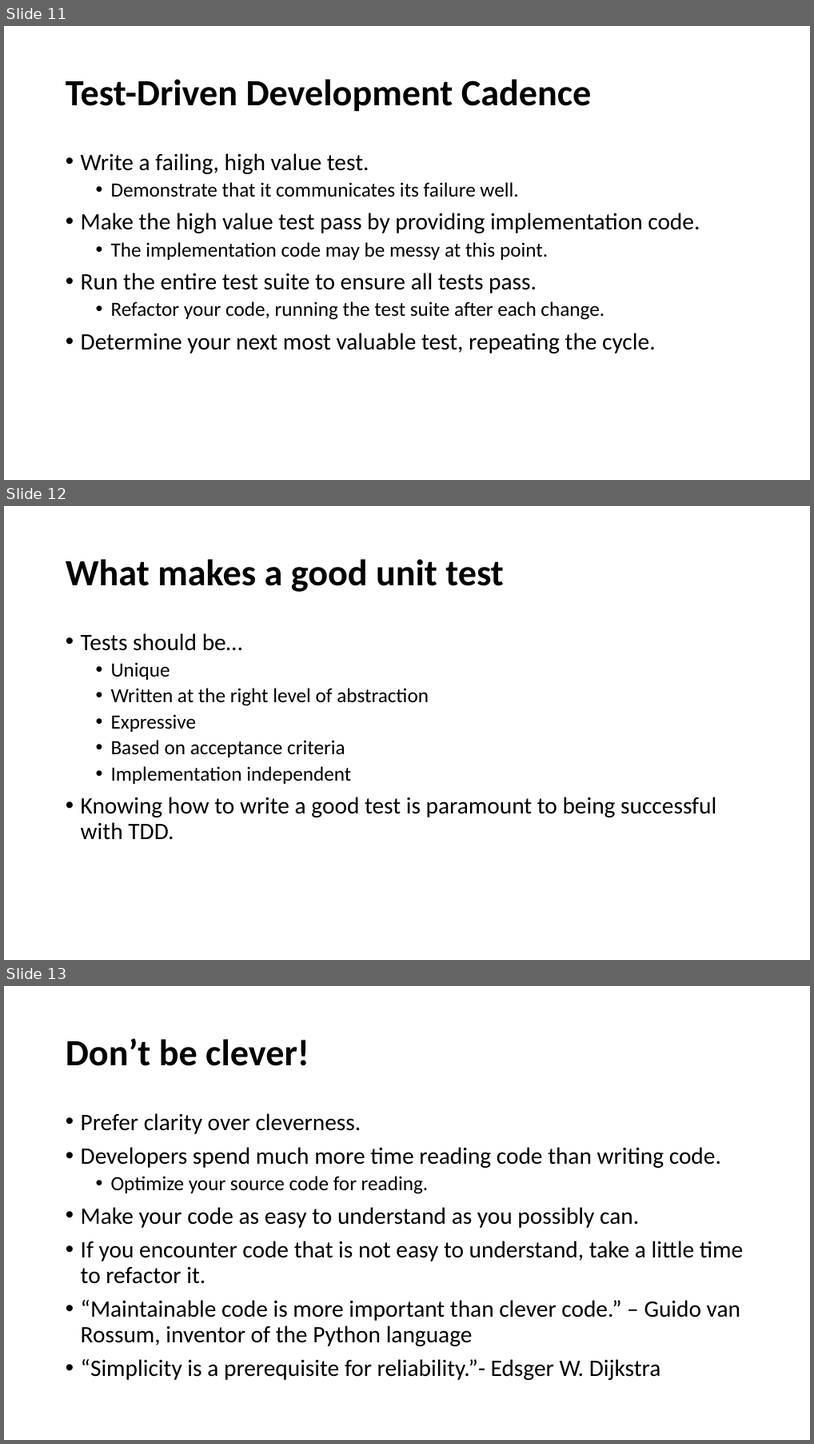
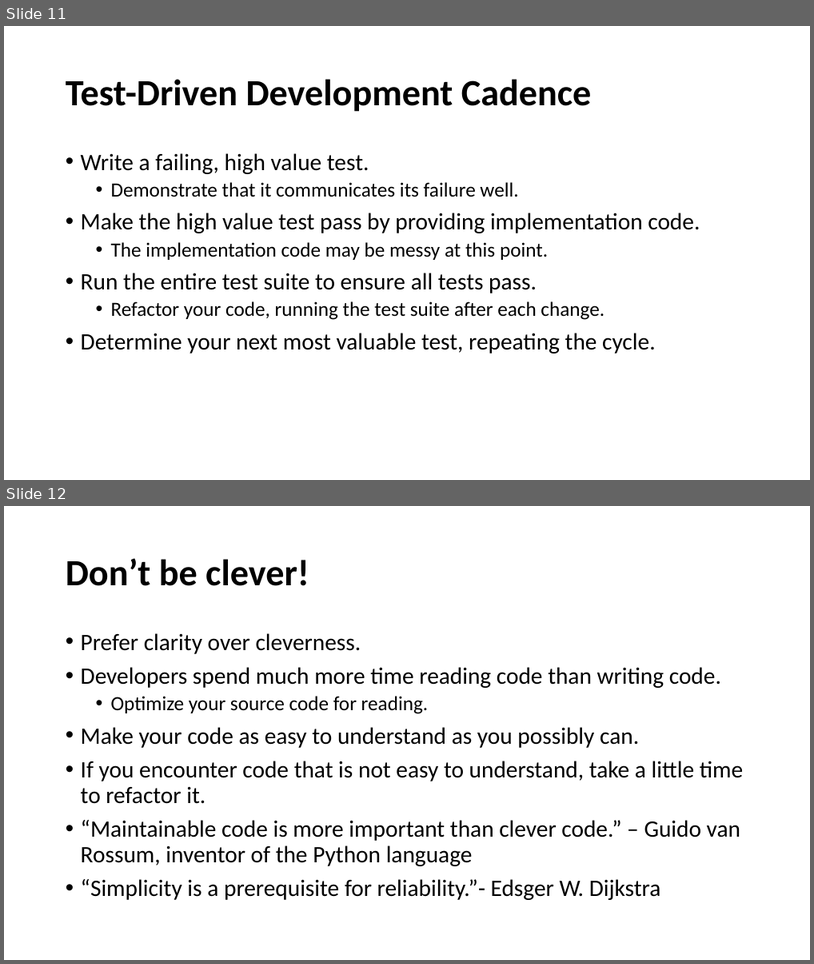
Before and after one commit to cebartling/test-driven, a slide deck: presentations/Introduction to Test-Driven Development.pptx. Shown one above the other, each under a label of ours: slides 11, 12 and 13 before the commit, slides 11 and 12 after it. The pictures are 814x1444 and 814x964 pixels, drawn with LibreOffice and Linux fonts; fonts in the diff are those of the drawing. Boxes give left, top, right and bottom in pixels: in the first picture for what was removed or moved away, otherwise in the second. Text is boxed around its words. In the diff, an @@ line names an element or a change of style, - is before the commit and + after.

```diff
--- a/presentations/Introduction to Test-Driven Development.pptx
+++ b/presentations/Introduction to Test-Driven Development.pptx
@@ slide 12 removed at (x1=4, y1=506, x2=810, y2=960), background #FFFFFF @@
@@ title removed at (x1=66, y1=559, x2=504, y2=592) @@
-What makes a good unit test
@@ text removed at (x1=81, y1=633, x2=717, y2=840) @@
-• Tests should be…
-  • Unique
-  • Written at the right level of abstraction
-  • Expressive
-  • Based on acceptance criteria
-  • Implementation independent
-• Knowing how to write a good test is paramount to being successful with TDD.
@@ what was slide 13 is now slide 12 @@
```
Also in this commit, not shown: 3 other slides removed.
